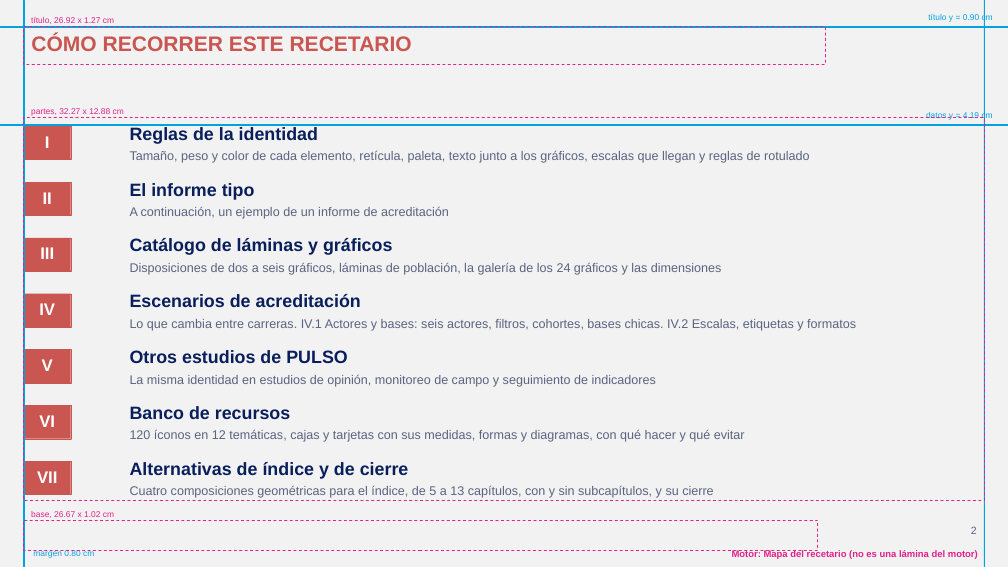
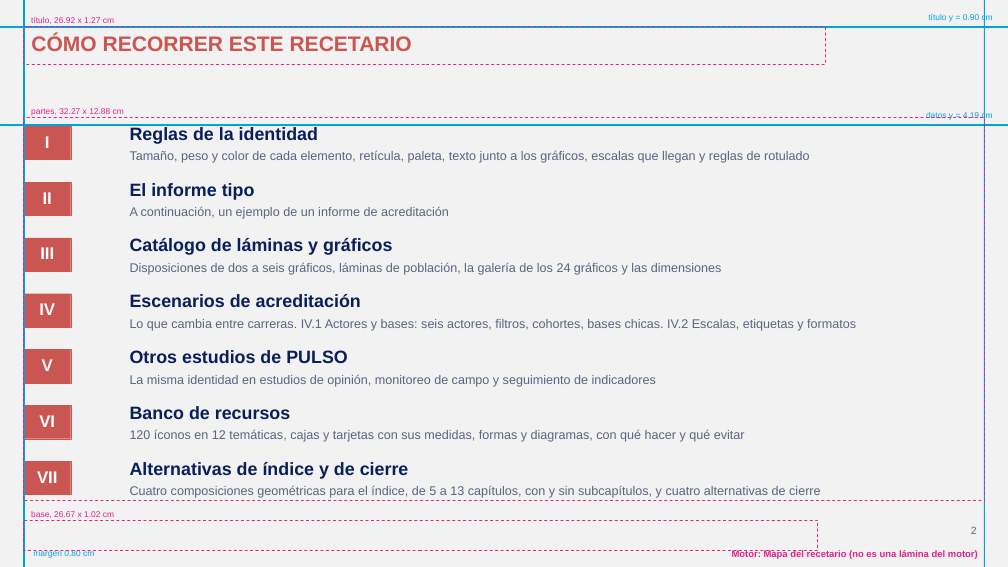
Before and after one commit to GonzaloAlmendariz/prosecnur-app, a slide deck: slide 2 of docs/qa/motor-ppt-2026-10-06/4-recetario/recetario-fiel-guias.pptx. Drawn at 1008x567 pixels with LibreOffice and Linux fonts; fonts in the diff are those of the drawing; background and template pictures are left out. Boxes give left, top, right and bottom in pixels: in the first picture for what was removed or moved away, otherwise in the second. Text is boxed around its words. In the diff, an @@ line names an element or a change of style, - is before the commit and + after.

```diff
--- a/docs/qa/motor-ppt-2026-10-06/4-recetario/recetario-fiel-guias.pptx
+++ b/docs/qa/motor-ppt-2026-10-06/4-recetario/recetario-fiel-guias.pptx
@@ text at (130, 485, 820, 498): text changed @@
-Cuatro composiciones geométricas para el índice, de 5 a 13 capítulos, con y sin subcapítulos, y su cierre
+Cuatro composiciones geométricas para el índice, de 5 a 13 capítulos, con y sin subcapítulos, y cuatro alternativas de cierre
```
Also in this commit, not shown: 4 other slides changed, 7 other files.
